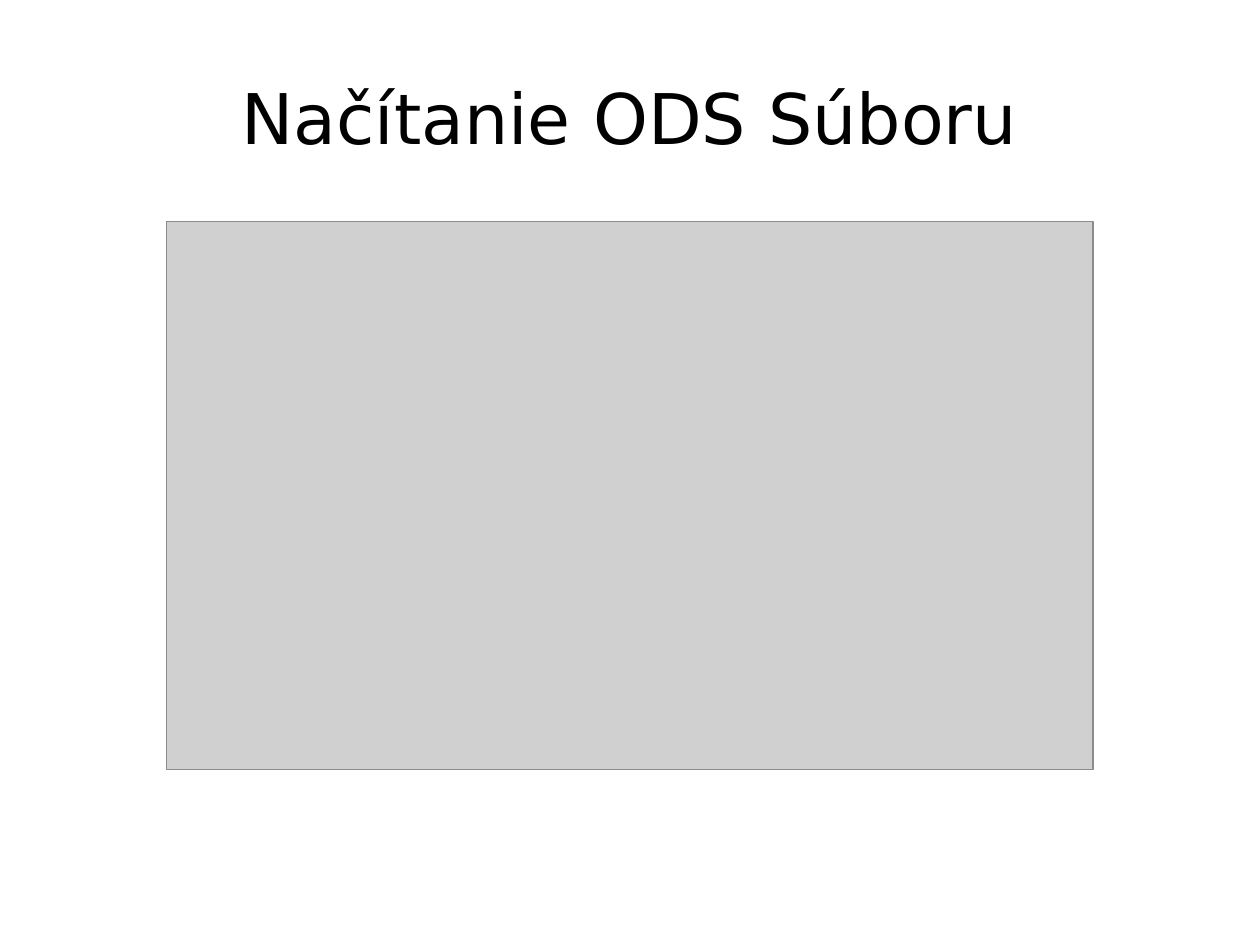
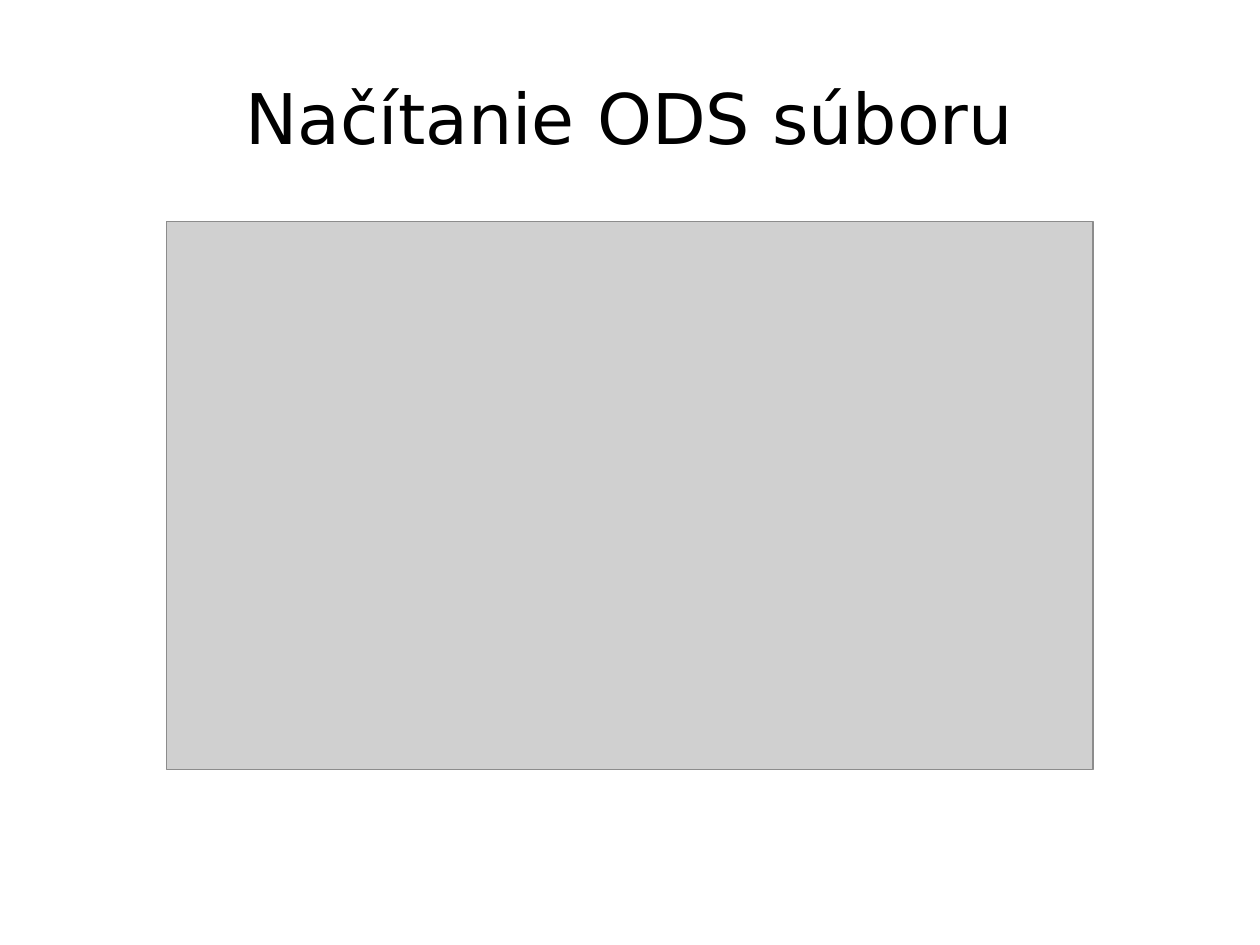
Before and after one commit to pestanko/PB138---Kartoteka, a slide deck: slide 10 of doc/presentation/Prezentacia.odp. Drawn at 1260x945 pixels with LibreOffice and Linux fonts; fonts in the diff are those of the drawing; grey boxes stand for pictures. Boxes give left, top, right and bottom in pixels: in the first picture for what was removed or moved away, otherwise in the second. Text is boxed around its words. In the diff, an @@ line names an element or a change of style, - is before the commit and + after.

```diff
--- a/doc/presentation/Prezentacia.odp
+++ b/doc/presentation/Prezentacia.odp
@@ title at [246, 88, 1013, 145]: text changed @@
-Načítanie ODS Súboru
+Načítanie ODS súboru
```
Also in this commit, not shown: 8 other slides changed.
